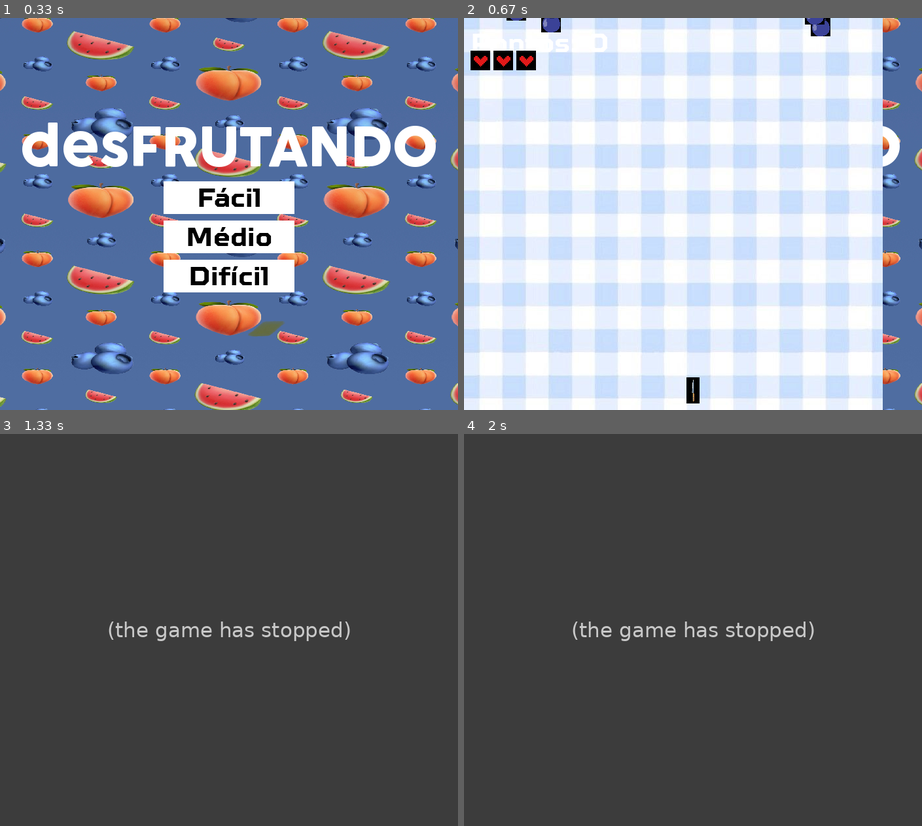
Above: before the commit, frames 1-4 (two rows, left to right).
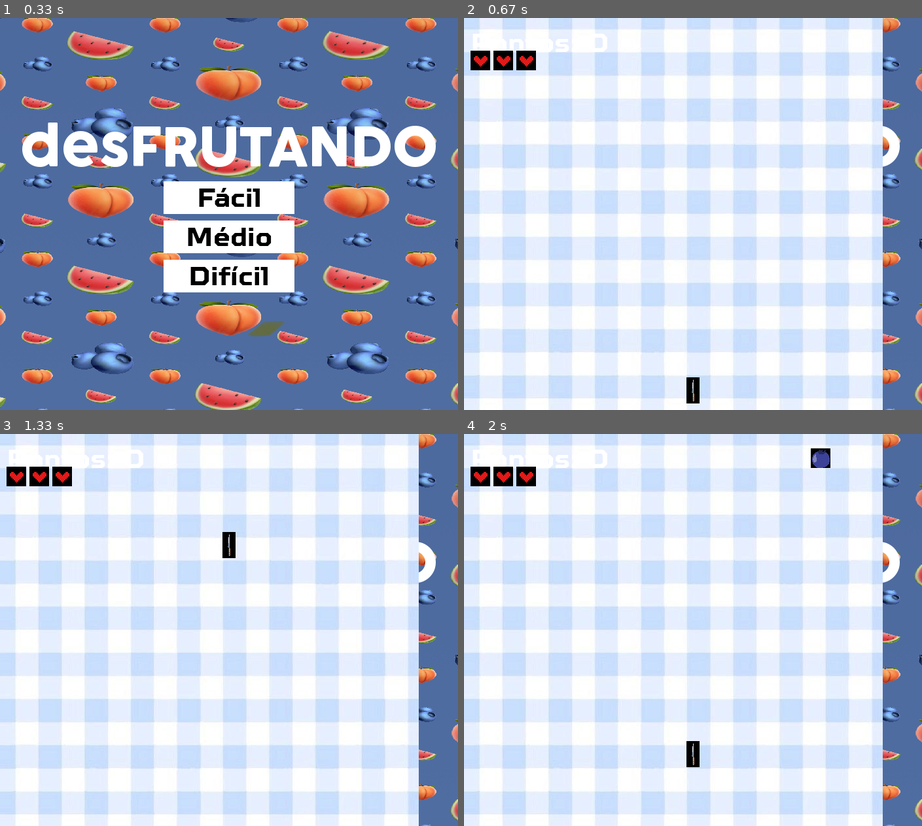
Above: after the commit, the same moments.

Repository: luanahfreitas/pygame
Game: pygame game, started from main.py
Two runs of this game, one before a commit and one after it. Both use one fixed random seed, a clock stepped at 60 frames per second and the inputs below.
Inputs:
- Up to frame 1 (0.33 s): no input
- Up to frame 2 (0.67 s): click "Difícil" at 0.38 s
- Up to frame 3 (1.33 s): tap Space at 0.67 s
- Up to frame 4 (2 s): tap Space at 1.57, 1.87 s

Frame 1 is identical in both runs. In frame 2, 0.4% of the frame differs, in the area x 9-80%, y 0-5%; in frame 3, 100%, in the area x 0-100%, y 0-100%; in frame 4, 100%.
Error before the commit: KeyError: 'fruta_congelada' (game.py line 75); the game stopped at 0.7 s (later frames are placeholders)

Commit message:
commit luana vidas

Diff:
--- a/assets.py
+++ b/assets.py
@@ -9,9 +9,11 @@
     #imagens(frutas, faca, bomba, fundos)
     assets['background'] = pygame.image.load(os.path.join(IMG_DIR, 'fundo.jpeg')).convert()
 
-    assets['fundo melancia'] = pygame.image.load(os.path.join(IMG_DIR, 'fundo melancia.webp')).convert()
-    assets['fundo pessego'] = pygame.image.load(os.path.join(IMG_DIR, 'fundo pessego.jpg')).convert()
-    assets['fundo mirtilo'] = pygame.image.load(os.path.join(IMG_DIR, 'fundo mirtilo.jpg')).convert()
+    assets['facil'] = pygame.image.load(os.path.join(IMG_DIR, 'xadrez vermelho.png')).convert()
+    assets['medio'] = pygame.image.load(os.path.join(IMG_DIR, 'xadrez laranja.png')).convert()
+    assets['dificil'] = pygame.image.load(os.path.join(IMG_DIR, 'fundo mirtilo.jpg')).convert()
+
+
 
     melancia = pygame.image.load(os.path.join(IMG_DIR, 'melancia.png')).convert()
     assets['melancia'] = pygame.transform.scale(melancia, (MELANCIA_WIDTH, MELANCIA_HEIGHT))
--- a/classes.py
+++ b/classes.py
@@ -41,7 +41,7 @@
             self.speed_y = -10  # velocidade de lançamento (negativa porque vai para cima)
 
 
-class Frutas(pygame.sprite.Sprite):
+class Fruta(pygame.sprite.Sprite):
     def __init__(self, imagem_fruta, tipo='normal'):
         pygame.sprite.Sprite.__init__(self)
         self.image = imagem_fruta  #imagem varia de acordo com a dificuldade selecionada
@@ -51,8 +51,6 @@
 
     def update(self):
         self.rect.y += self.speed
-        if self.rect.top > HEIGHT:
-            self.kill()
 
 
 class Bomba(pygame.sprite.Sprite):
--- a/game.py
+++ b/game.py
@@ -2,7 +2,7 @@
 from assets import load_assets
 from config import *
 import random
-from classes import Faca, Frutas, Bomba, Particula
+from classes import Faca, Fruta, Bomba, Particula
 
 
 def tela_jogo(screen,dificuldade,assets):
@@ -24,13 +24,13 @@
 
     if dificuldade == EASY:
         imagem_fruta = assets['melancia']
-        imagem_fundo = assets['fundo melancia']
+        imagem_fundo = assets['facil']
     elif dificuldade == MEDIUM:
         imagem_fruta = assets['pessego']
-        imagem_fundo = assets['fundo pessego']
+        imagem_fundo = assets['medio']
     elif dificuldade == HARD:
         imagem_fruta = assets['mirtilo']
-        imagem_fundo = assets['fundo mirtilo']
+        imagem_fundo = assets['dificil']
 
     pontos = 0
     state = ON
@@ -43,9 +43,17 @@
     bonus_timer = 0
     FPS_padrao = 60
 
+    #controladores de tempo
+    tempo_ultima_fruta = pygame.time.get_ticks()
+    intervalo_fruta = 1200  # 1 fruta a cada 1.2 segundos
+
+    tempo_ultima_bomba = pygame.time.get_ticks()
+    intervalo_bomba = 4000  # bomba só pode cair a cada 4 segundos
+
     while state != DONE:
         clock.tick(FPS_padrao)
-        tempo_passado = (pygame.time.get_ticks() - tempo_inicio) / 1000
+        tempo_atual = pygame.time.get_ticks()
+        tempo_passado = (tempo_atual - tempo_inicio) / 1000
 
         for event in pygame.event.get():
             if event.type == pygame.QUIT:
@@ -68,16 +76,22 @@
             faca_atual = Faca(WIDTH // 2, HEIGHT - 10, assets)
             facas.add(faca_atual)
 
-        r = random.randint(1, 100)
-        if r <= 5:
-            frutas.add(Frutas(assets['fruta_dourada'], tipo='dourada'))
-        elif r <= 10:
-            frutas.add(Frutas(assets['fruta_congelada'], tipo='congelada'))
-        elif r <= 50:
-            frutas.add(Frutas(imagem_fruta, tipo='normal'))
-
-        if tempo_passado > 15 and random.randint(1,80) == 1:
-            bombas.add(Bomba(assets))
+        #frutas com intervalo de tempo
+        if tempo_atual - tempo_ultima_fruta > intervalo_fruta:
+            r = random.randint(1, 100)
+            if r <= 5:
+                frutas.add(Fruta(assets['dourada'], tipo='dourada'))
+            elif r <= 10:
+                frutas.add(Fruta(assets['gelo'], tipo='congelada'))
+            else:
+                frutas.add(Fruta(imagem_fruta, tipo='normal'))
+            tempo_ultima_fruta = tempo_atual
+
+        #bombas - só depois de 15s
+        if tempo_passado > 15 and tempo_atual - tempo_ultima_bomba > intervalo_bomba:
+            if random.randint(1, 100) <= 10:
+                bombas.add(Bomba(assets))
+                tempo_ultima_bomba = tempo_atual
 
 
         frutas.update()
@@ -94,13 +108,13 @@
                 if vidas <= 0:
                     pygame.mixer.music.stop()
                     fade_out(screen)
-                    explodir_tela(screen, assets)
+                    shake_screen(screen)
                     return pontos
 
         #colisões - faca com a fruta
         colisoes = pygame.sprite.groupcollide(facas, frutas, True, True)
-        for faca, frutas in colisoes.items():
-            for fruta in frutas:
+        for faca, frutas_colididas in colisoes.items():
+            for fruta in frutas_colididas:
                 if fruta.tipo == 'dourada':
                     for _ in range(20):
                         particulas.add(Particula(fruta.rect.centerx, fruta.rect.centery, (255, 215, 0)))  # dourado
@@ -130,7 +144,6 @@
             pygame.mixer.music.stop()
             shake_screen(screen)
             fade_out(screen)
-            explodir_tela(screen,assets)
             return pontos
 
         screen.blit(imagem_fundo, (0,0))
@@ -162,17 +175,6 @@
             else:
                 screen.blit(assets['vida vazia'], (x, y))
 
-        pygame.display.flip()
-
-
-def explodir_tela(screen,assets):
-    animacao = assets['explosion_anim']
-    x = (WIDTH - 32) // 2
-    y = (HEIGHT - 32) // 2
-
-    for frame in animacao:
-        screen.fill(BLACK)
-        screen.blit(frame,(x,y))
         pygame.display.flip()
 
 
Binary file added: assets/img/xadrez laranja.png
Binary file added: assets/img/xadrez vermelho.png
Not shown, removed: assets/img/melancia xadez.avif
Not shown, removed: assets/img/xadrez pessego.avif
